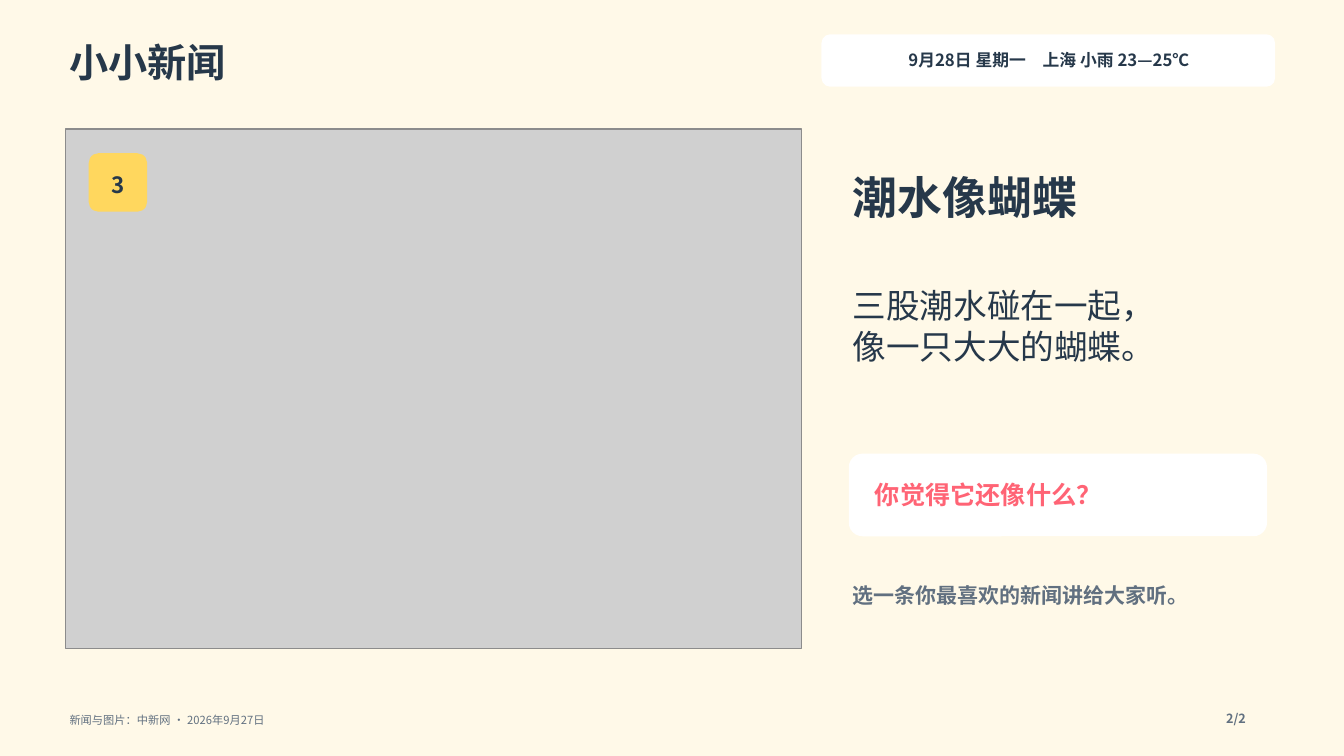
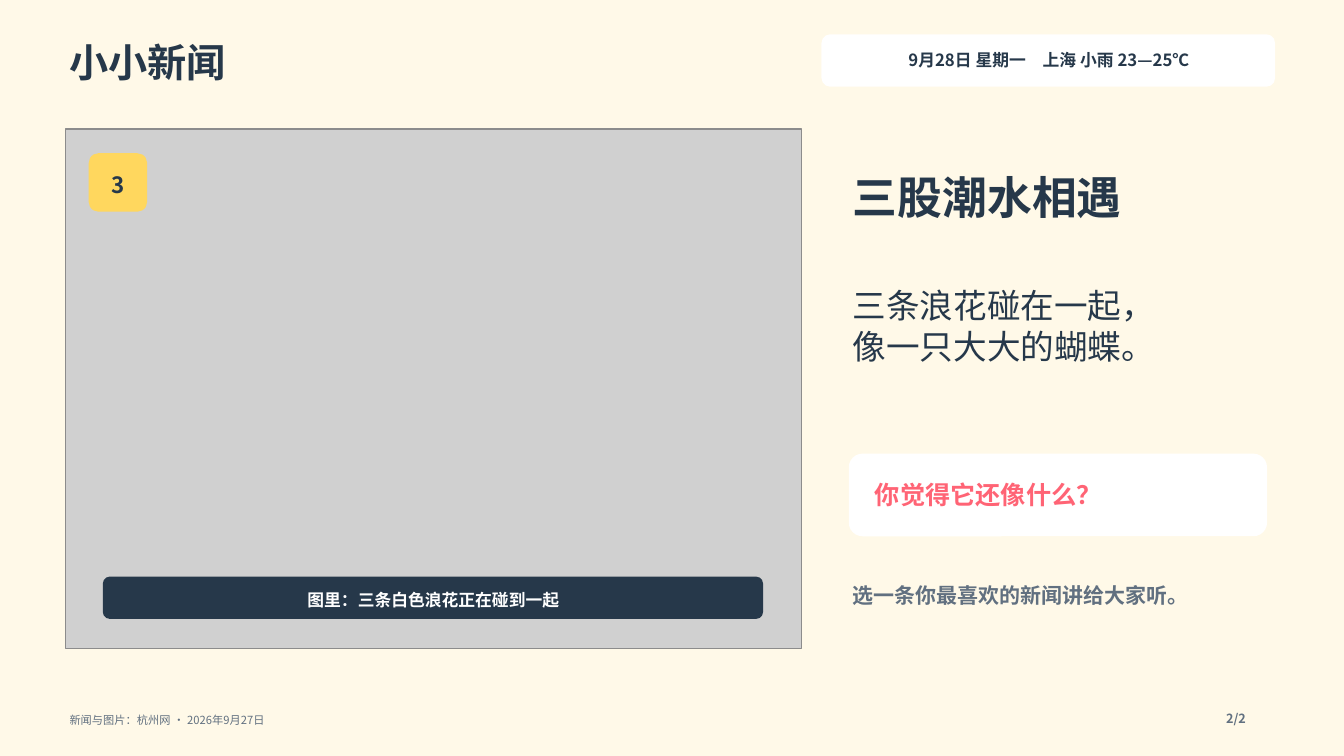
Before and after one commit to solomonhe-hgx/daily-news, a slide deck: slide 2 of daily-news/2026-09-28/今日新闻-2026-09-28.pptx. Drawn at 1344x756 pixels with LibreOffice and Linux fonts; fonts in the diff are those of the drawing; grey boxes stand for pictures. Boxes give left, top, right and bottom in pixels: in the first picture for what was removed or moved away, otherwise in the second. Text is boxed around its words. In the diff, an @@ line names an element or a change of style, - is before the commit and + after.

```diff
--- a/daily-news/2026-09-28/今日新闻-2026-09-28.pptx
+++ b/daily-news/2026-09-28/今日新闻-2026-09-28.pptx
@@ text at (x1=853, y1=176, x2=1122, y2=218): text changed @@
-潮水像蝴蝶
+三股潮水相遇
@@ text at (x1=853, y1=289, x2=1155, y2=362): text changed @@
-三股潮水碰在一起，
-像一只大大的蝴蝶。
+三条浪花碰在一起，
+像一只大大的蝴蝶。
@@ rounded rectangle added at (x1=103, y1=577, x2=763, y2=619), fill #26384A @@
@@ text added at (x1=307, y1=591, x2=559, y2=608), 12 pt, text #FFFFFF, bold @@
+图里：三条白色浪花正在碰到一起
@@ text at (x1=70, y1=714, x2=264, y2=725): text changed @@
-新闻与图片：中新网 · 2026年9月27日
+新闻与图片：杭州网 · 2026年9月27日
```
Also in this commit, not shown: 1 other slide changed, 5 other files.
